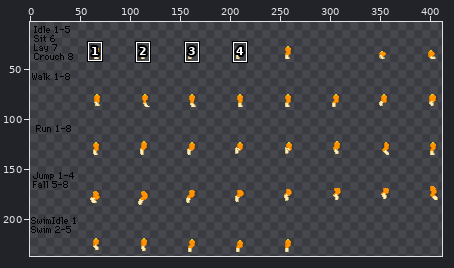
Sprite sheet -- humanoid/sbq/Fevix/Sandy/legs/hindlegFront.png. Above: a wide view before the commit, with the close-up outlined.
Close-up. Old version:
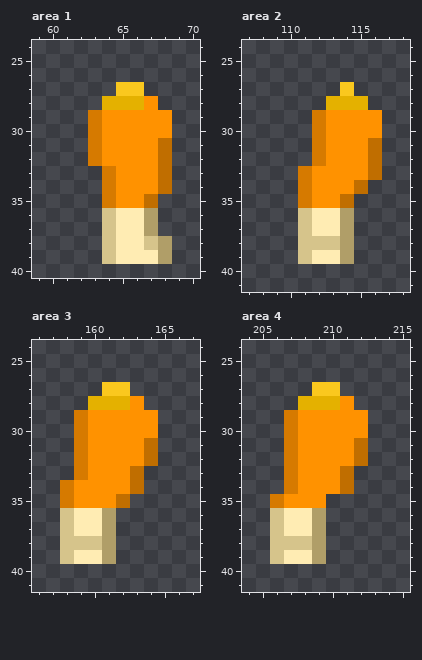
The file is 432x240 pixels. Shown: area 1: x 59..70, y 24..40; area 2: x 107..118, y 24..41; area 3: x 156..167, y 24..41; area 4: x 204..215, y 24..41. The wide view leaves out empty margins. The commit also changed other parts of the picture, which this record leaves out.
And afterwards:
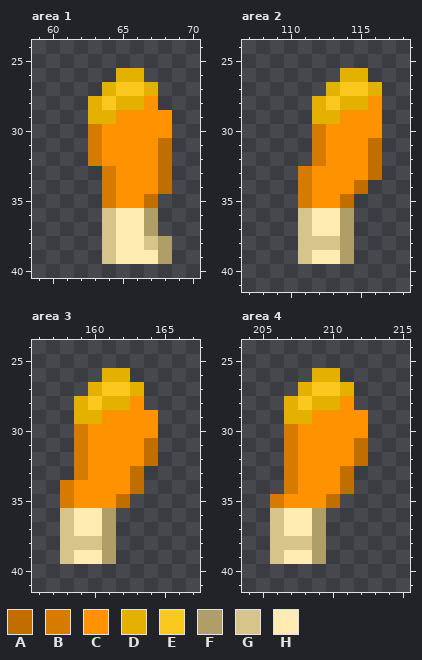
Palette (. is transparent): A #c06e00  B #d67a00  C #ff9200  D #e4b100  E #fac81e  F #b09e68  G #d6c48b  H #ffecb3
The edit:
Changed rows in their new state; - is an unchanged pixel.
Area 1:
first column x 63:
26 --DD-
27 -D--D
28 DE---
29 DD---
Area 2:
first column x 112:
26 --DD-
27 -D-ED
28 DE--C
29 DD---
Area 3:
first column x 159:
26 --DD-
27 -D--D
28 DE---
29 DD---
Area 4:
first column x 207:
26 --DD-
27 -D--D
28 DE---
29 DD---
first column x 210:
35 A
Boxes around the changes in both close-ups, in picture pixels (x1, y1, x2, y2):
changed: (88, 68, 158, 124)
changed: (312, 68, 382, 124)
changed: (74, 368, 144, 424)
changed: (284, 368, 354, 424)
added: (326, 494, 340, 508)
